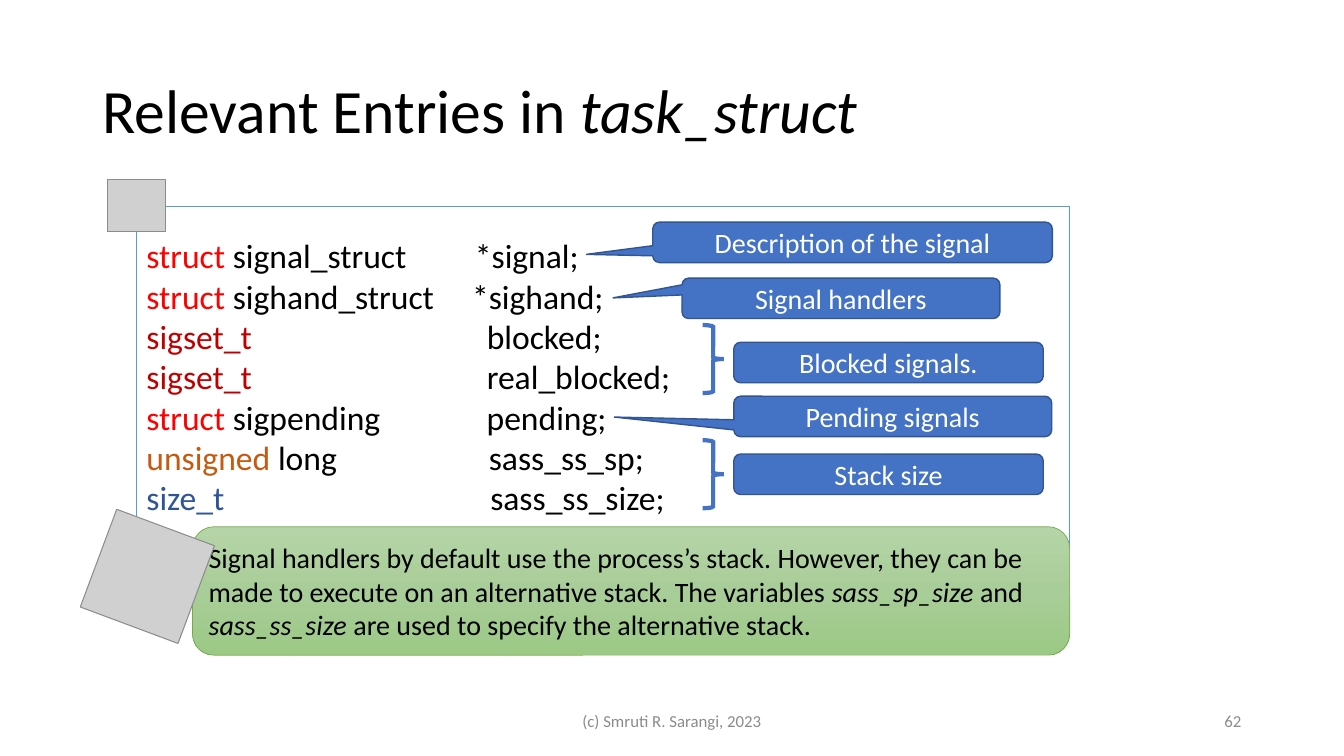
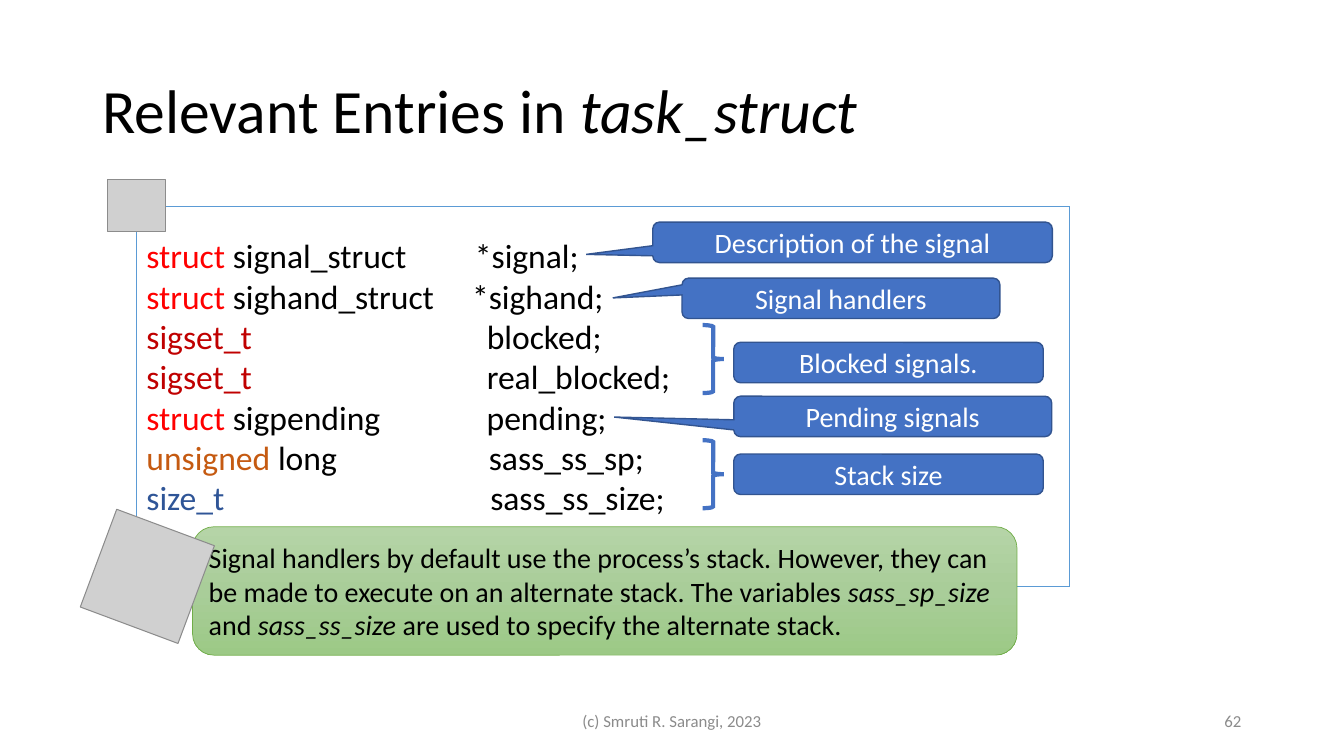
Before and after one commit to srsarangi/srsarangi.github.io, a slide deck: slide 62 of osbook/slides/4.communication.pptx. Drawn at 1344x756 pixels with LibreOffice and Linux fonts; fonts in the diff are those of the drawing; grey boxes stand for pictures. Boxes give left, top, right and bottom in pixels: in the first picture for what was removed or moved away, otherwise in the second. Text is boxed around its words. In the diff, an @@ line names an element or a change of style, - is before the commit and + after.

```diff
--- a/osbook/slides/4.communication.pptx
+++ b/osbook/slides/4.communication.pptx
@@ rounded rectangle "Signal handlers by default use ...": place and size @@
-rounded rectangle "Signal handlers by default use ..." at [193,527,1070,655]
+rounded rectangle "Signal handlers by default use ..." at [193,527,1017,655]
@@ text in rounded rectangle at [209,545,990,640]: text changed @@
-Signal handlers by default use the process’s stack. However, they can be made to execute on an alternative stack. The variables sass_sp_size and sass_ss_size are used to specify the alternative stack.
+Signal handlers by default use the process’s stack. However, they can be made to execute on an alternate stack. The variables sass_sp_size and sass_ss_size are used to specify the alternate stack.
```
Also in this commit, not shown: 13 other slides changed, 2 other files.
